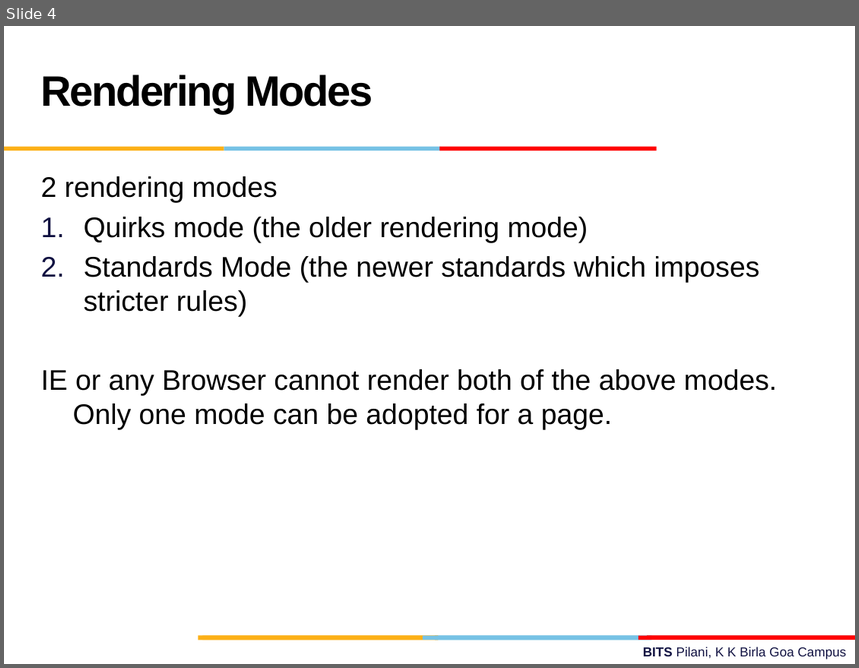
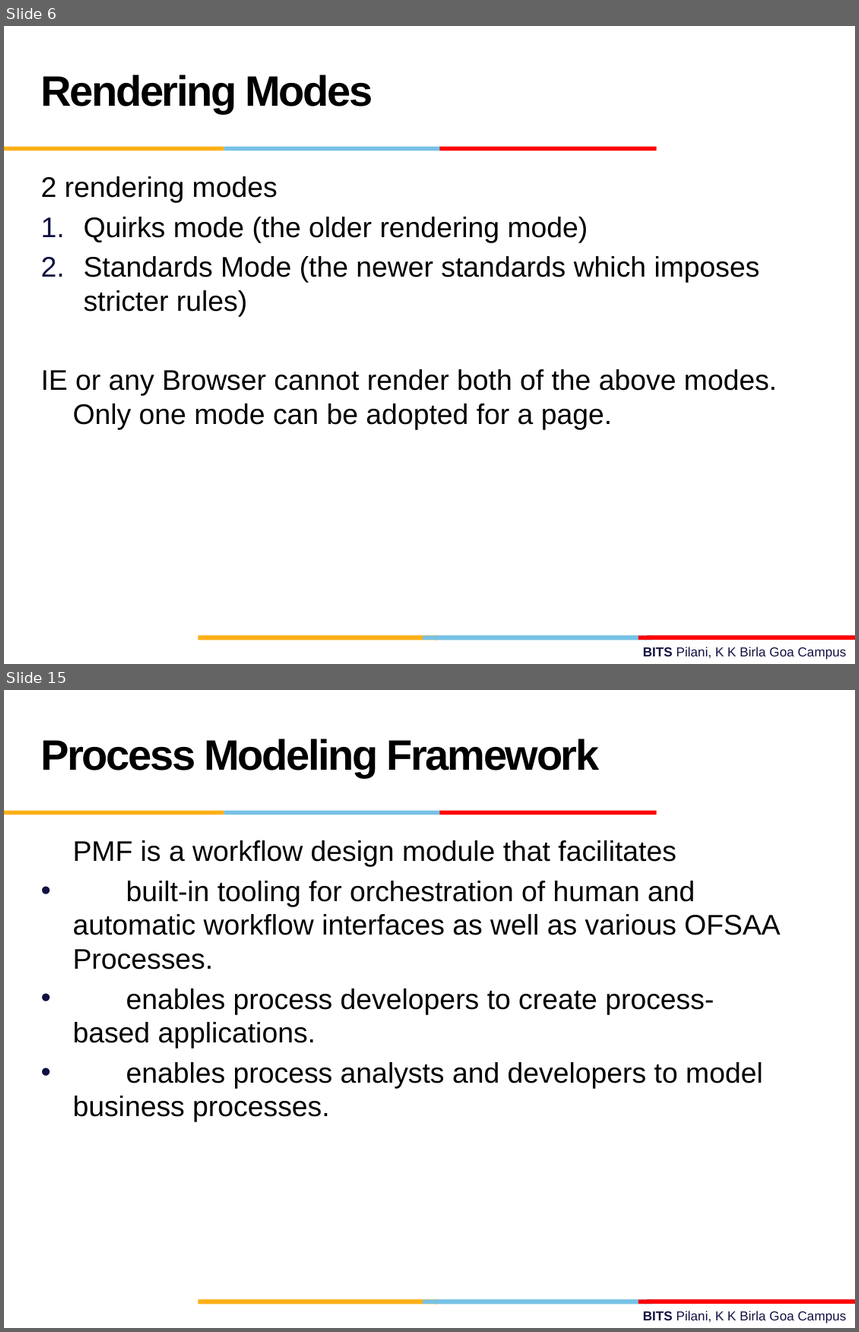
Before and after one commit to vidgit/Web_Projects, a slide deck: Report.pptx. Shown one above the other, each under a label of ours: slide 4 before the commit, slides 6 and 15 after it; the slides between them are not shown. The pictures are 859x668 and 859x1332 pixels, drawn with LibreOffice and Linux fonts; fonts in the diff are those of the drawing; background and template pictures are left out. Boxes give left, top, right and bottom in pixels: in the first picture for what was removed or moved away, otherwise in the second. Text is boxed around its words. In the diff, an @@ line names an element or a change of style, - is before the commit and + after.

```diff
--- a/Report.pptx
+++ b/Report.pptx
@@ slide 15 added at [4, 690, 855, 1328], background #FFFFFF; not listed: 10 template elements that a slide beside it also shows @@
@@ text added at [41, 739, 599, 777], 36 pt, text #000000, bold @@
+Process Modeling Framework
@@ text added at [73, 840, 780, 1122], 24 pt, text #000000 @@
+PMF is a workflow design module that facilitates
+• built-in tooling for orchestration of human and automatic workflow interfaces as well as various OFSAA Processes.
+• enables process developers to create process-based applications.
+• enables process analysts and developers to model business processes.
@@ what was slide 4 is now slide 6 @@
```
Also in this commit, not shown: 1 slide changed, 28 other slides added, 1 slide removed, 1 other file.
